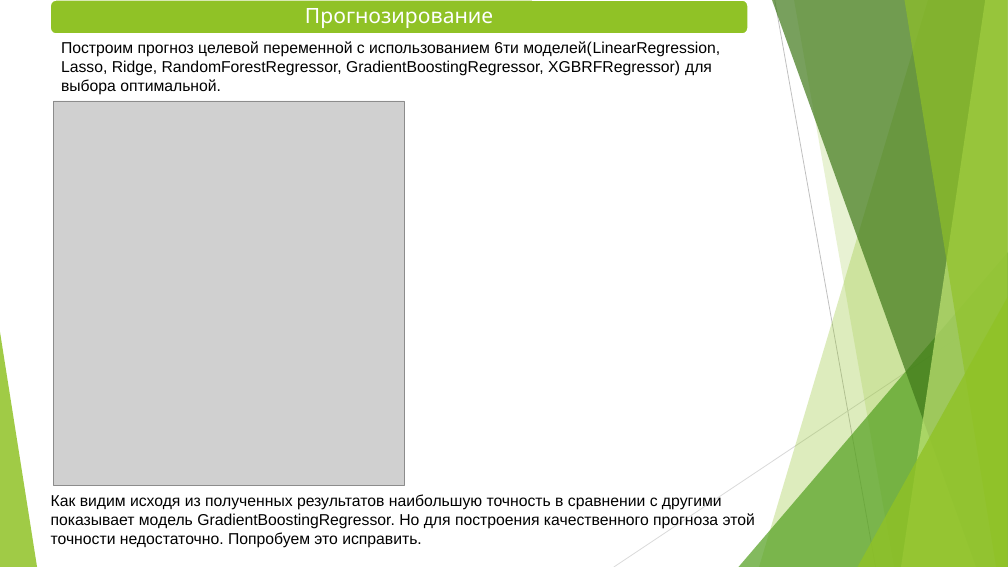
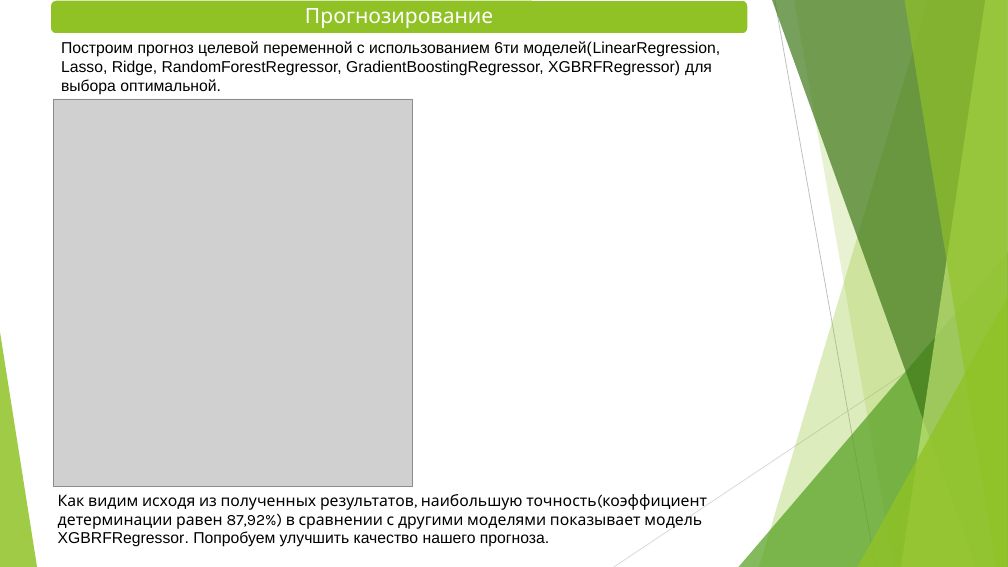
Before and after one commit to Tamila2111/Main_academy_final_project, a slide deck: slide 6 of Презентация_Вандяева.pptx. Drawn at 1008x567 pixels with LibreOffice and Linux fonts; fonts in the diff are those of the drawing; grey boxes stand for pictures. Boxes give left, top, right and bottom in pixels: in the first picture for what was removed or moved away, otherwise in the second. Text is boxed around its words. In the diff, an @@ line names an element or a change of style, - is before the commit and + after.

```diff
--- a/Презентация_Вандяева.pptx
+++ b/Презентация_Вандяева.pptx
@@ picture resized from (x1=54, y1=101, x2=405, y2=485) to (x1=54, y1=99, x2=413, y2=487) @@
@@ text at (x1=58, y1=494, x2=707, y2=547): text changed; font Arial to Karla @@
-Как видим исходя из полученных результатов наибольшую точность в сравнении с другими показывает модель GradientBoostingRegressor. Но для построения качественного прогноза этой точности недостаточно. Попробуем это исправить.
+Как видим исходя из полученных результатов, наибольшую точность(коэффициент детерминации равен 87,92%) в сравнении с другими моделями показывает модель XGBRFRegressor. Попробуем улучшить качество нашего прогноза.
```
Also in this commit, not shown: 4 other slides changed, 2 slides added, 6 slides removed, 1 other file.
